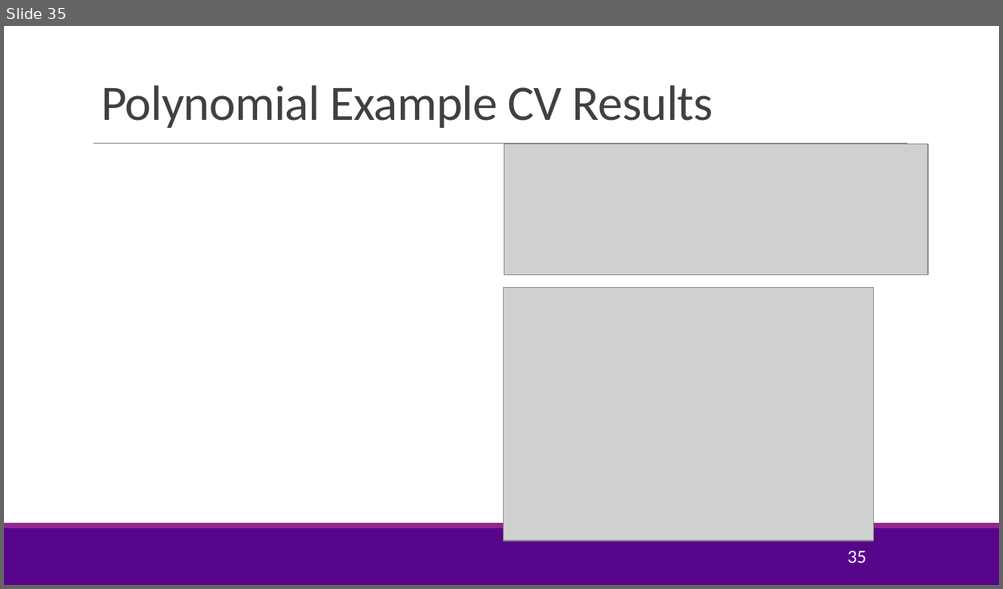
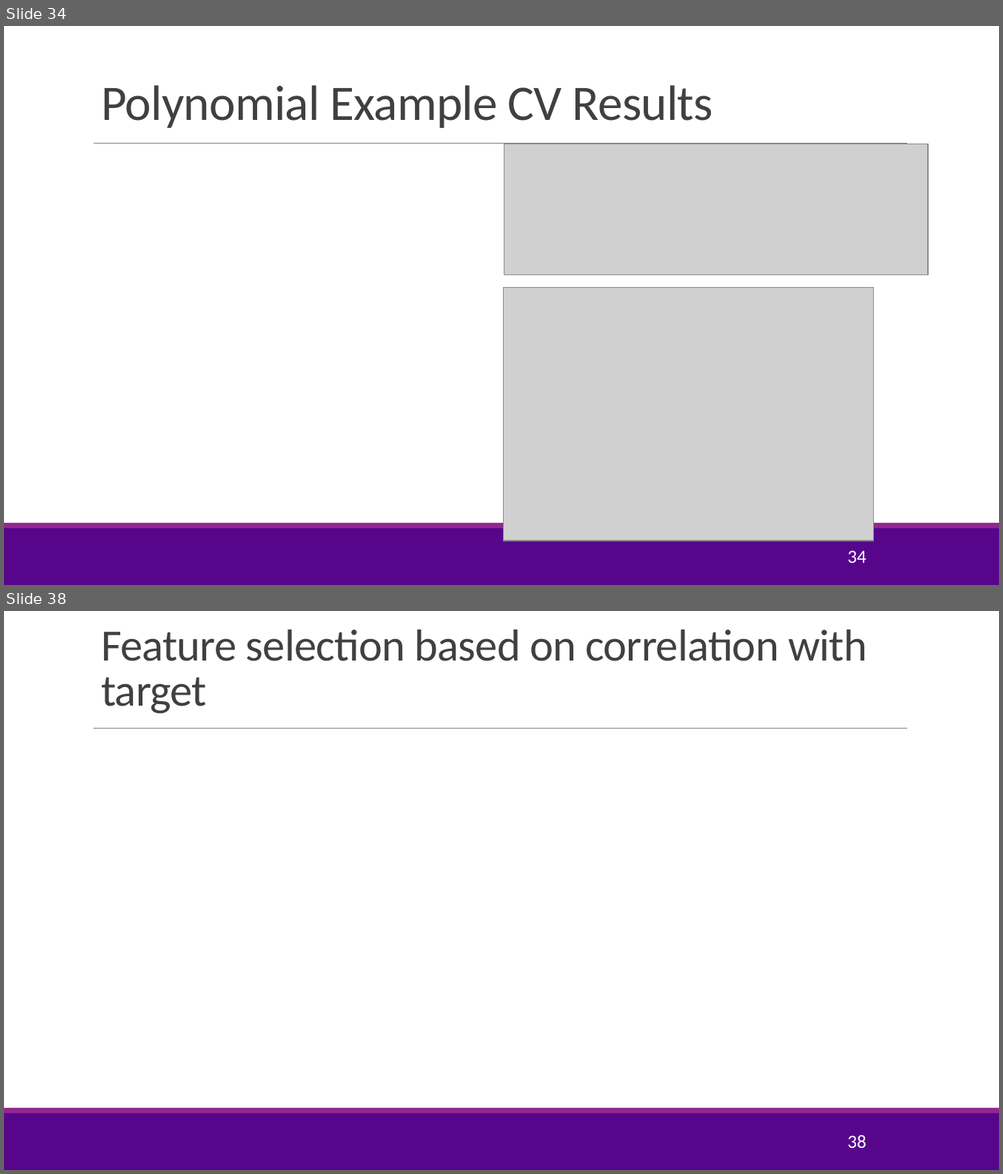
Before and after one commit to joshzzl/introml, a slide deck: lectures/Lect04_ModelSelection.pptx. Shown one above the other, each under a label of ours: slide 35 before the commit, slides 34 and 38 after it; the slides between them are not shown. The pictures are 1003x589 and 1003x1174 pixels, drawn with LibreOffice and Linux fonts; fonts in the diff are those of the drawing; grey boxes stand for pictures; background and template pictures are left out. Boxes give left, top, right and bottom in pixels: in the first picture for what was removed or moved away, otherwise in the second. Text is boxed around its words. In the diff, an @@ line names an element or a change of style, - is before the commit and + after.

Commit message:
Modified the way the bias-variance tradeoff is presented somewhat. Also added a few slides about feature selection. This is necessary since Lab is actually for feature selection.

```diff
--- a/lectures/Lect04_ModelSelection.pptx
+++ b/lectures/Lect04_ModelSelection.pptx
@@ slide 38 added at (4, 611, 999, 1170), background #FFFFFF; not listed: 3 template elements that a slide beside it also shows @@
@@ title added at (101, 629, 867, 714), 43.2 pt, text #404040 @@
+Feature selection based on correlation with target
@@ page number added at (847, 1135, 866, 1149), 18 pt, text #FFFFFF @@
+38
@@ what was slide 35 is now slide 34 @@
@@ page number at (847, 551, 866, 563): text changed @@
-35
+34
```
Also in this commit, not shown: 10 slides changed, 5 other slides added, 1 slide removed, 1 other file.
